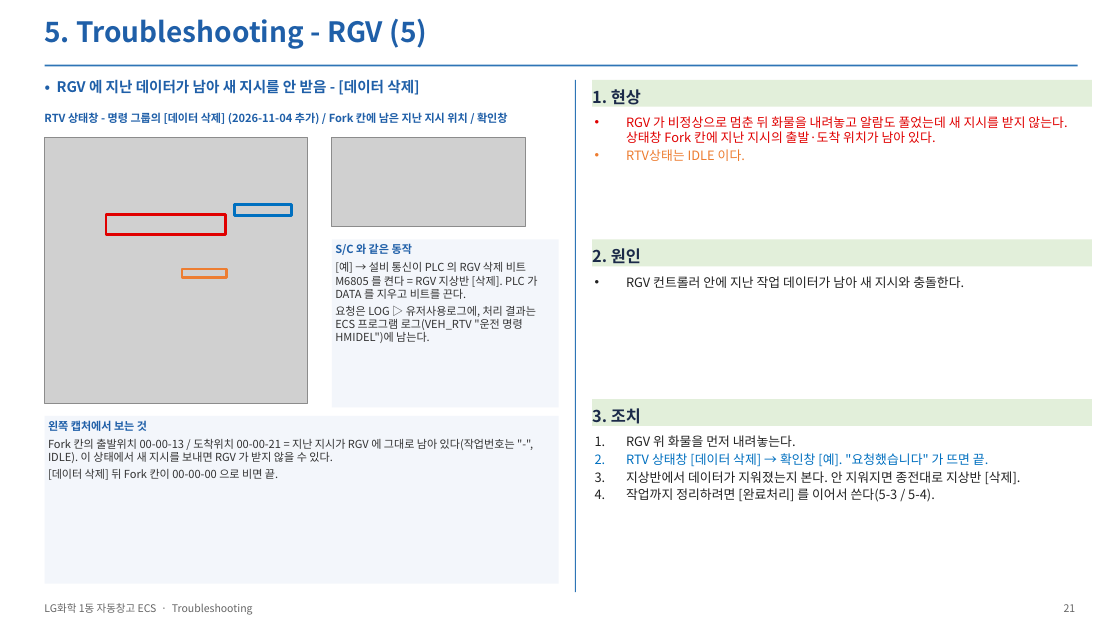
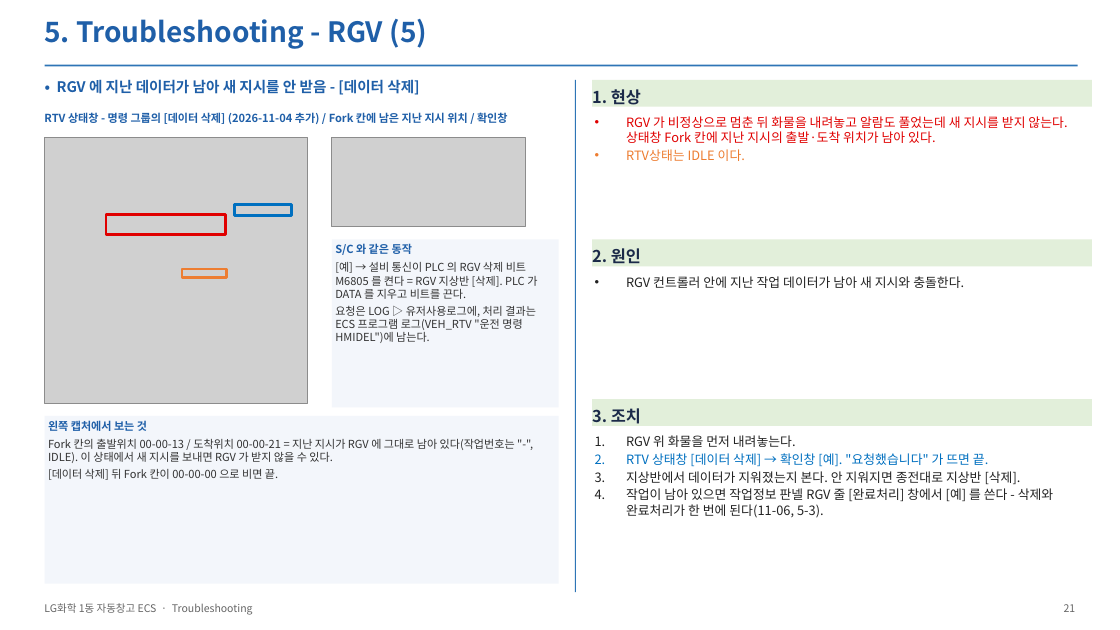
Before and after one commit to yeorijby-coder/LGLS_ALL, a slide deck: slide 21 of docs/산출물_20261110/05_ECS_Troubleshooting_1105.pptx. Drawn at 1120x630 pixels with LibreOffice and Linux fonts; fonts in the diff are those of the drawing; grey boxes stand for pictures. Boxes give left, top, right and bottom in pixels: in the first picture for what was removed or moved away, otherwise in the second. Text is boxed around its words. In the diff, an @@ line names an element or a change of style, - is before the commit and + after.

```diff
--- a/docs/산출물_20261110/05_ECS_Troubleshooting_1105.pptx
+++ b/docs/산출물_20261110/05_ECS_Troubleshooting_1105.pptx
@@ text at [626,488,1053,518]: text changed @@
-4. 작업까지 정리하려면 [완료처리] 를 이어서 쓴다(5-3 / 5-4).
+4. 작업이 남아 있으면 작업정보 판넬 RGV 줄 [완료처리] 창에서 [예] 를 쓴다 - 삭제와 완료처리가 한 번에 된다(11-06, 5-3).
```
Also in this commit, not shown: 5 other slides changed, 19 other files.
